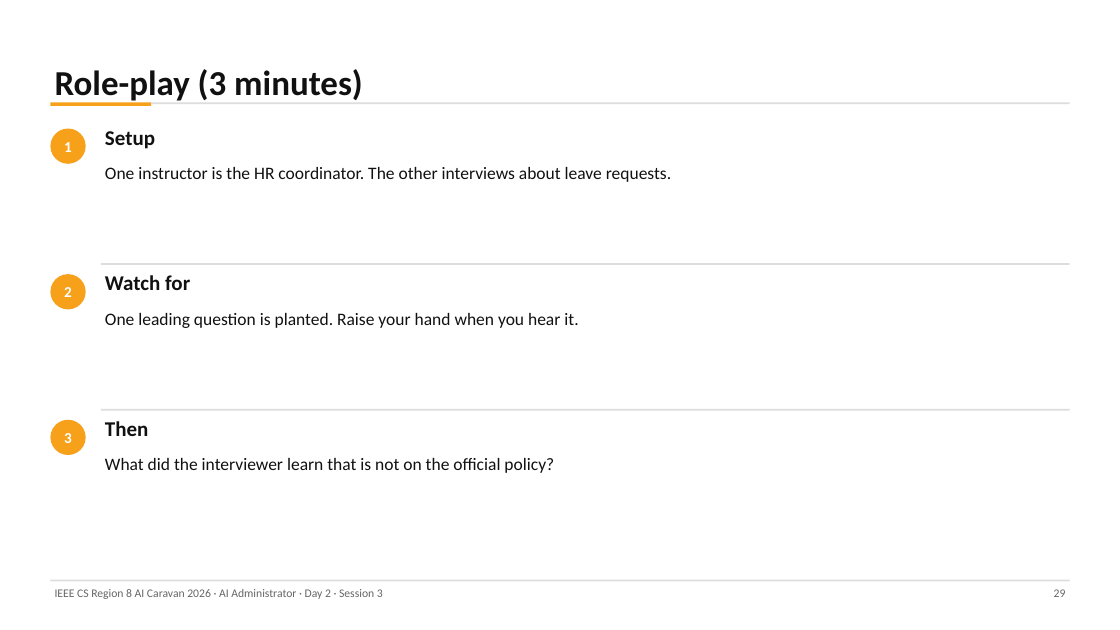
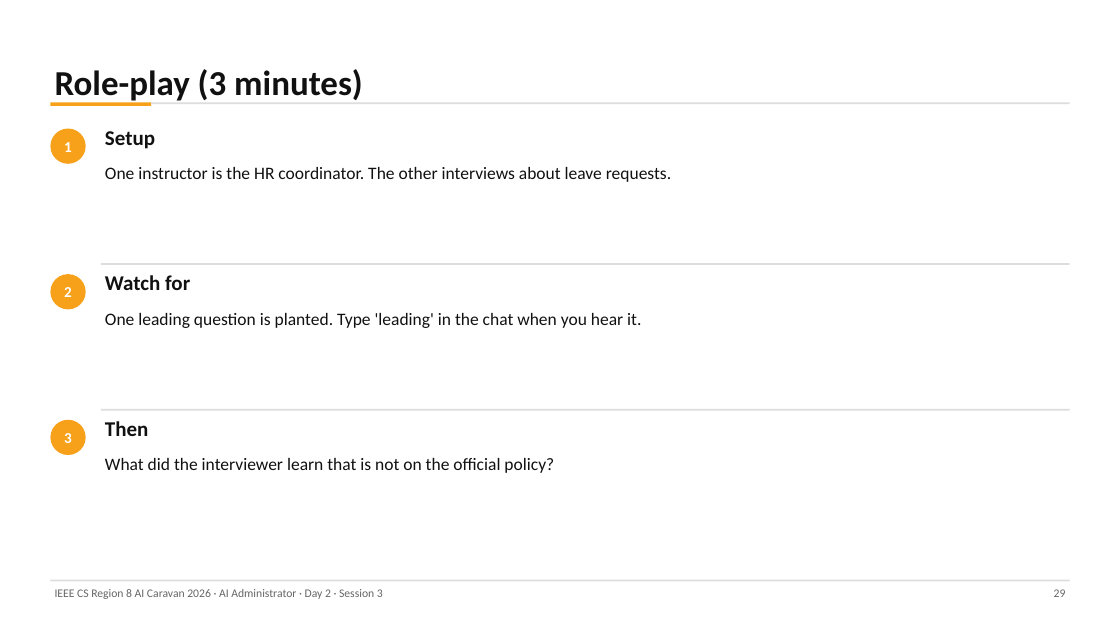
Before and after one commit to abedbanna/snippet-vault, a slide deck: slide 29 of instructor/ai-administrator/out/day2/Day2_S3_Mapping_Current_State.pptx. Drawn at 1120x630 pixels with LibreOffice and Linux fonts; fonts in the diff are those of the drawing. Boxes give left, top, right and bottom in pixels: in the first picture for what was removed or moved away, otherwise in the second. Text is boxed around its words. In the diff, an @@ line names an element or a change of style, - is before the commit and + after.

```diff
--- a/instructor/ai-administrator/out/day2/Day2_S3_Mapping_Current_State.pptx
+++ b/instructor/ai-administrator/out/day2/Day2_S3_Mapping_Current_State.pptx
@@ text at (105, 313, 641, 328): text changed @@
-One leading question is planted. Raise your hand when you hear it.
+One leading question is planted. Type 'leading' in the chat when you hear it.
```
Also in this commit, not shown: 5 other slides changed, 6 other files.
